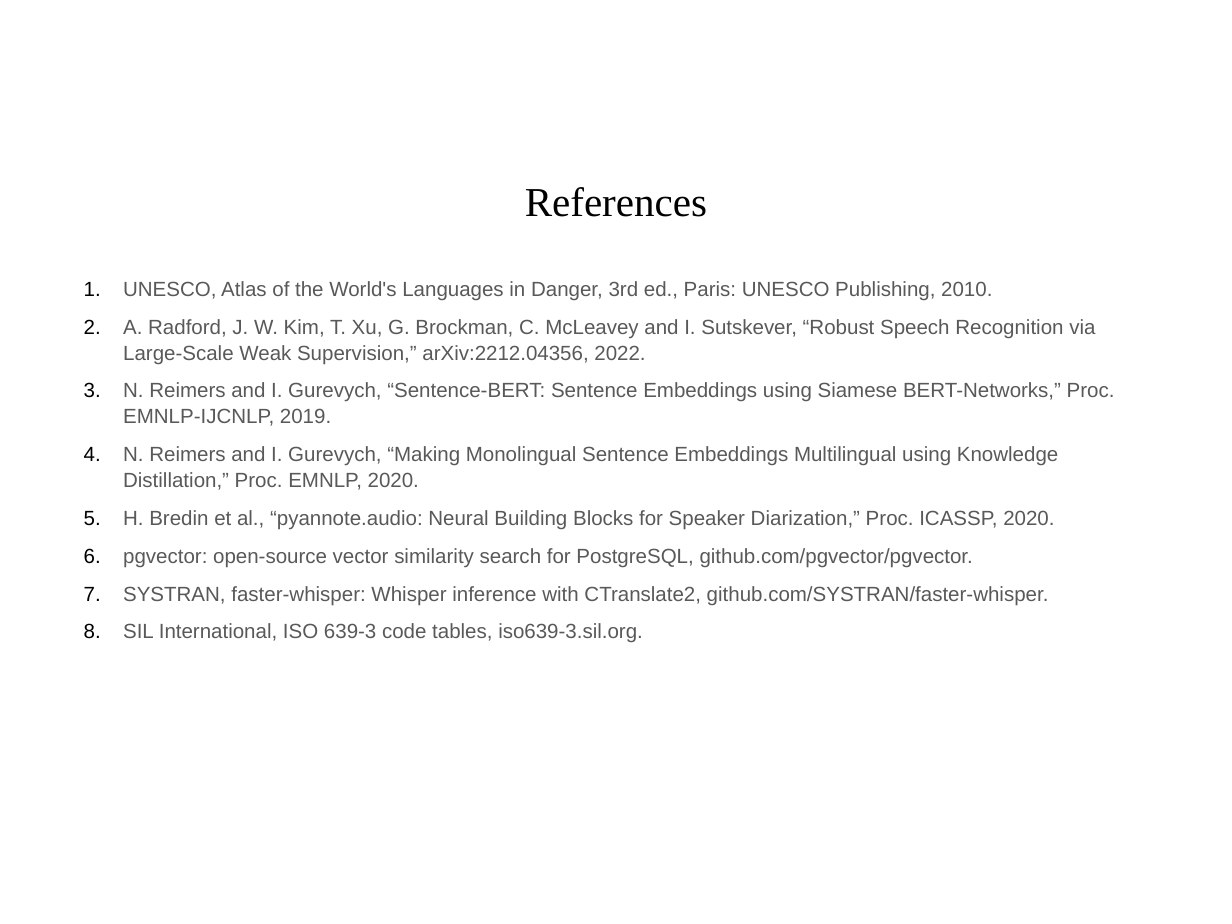
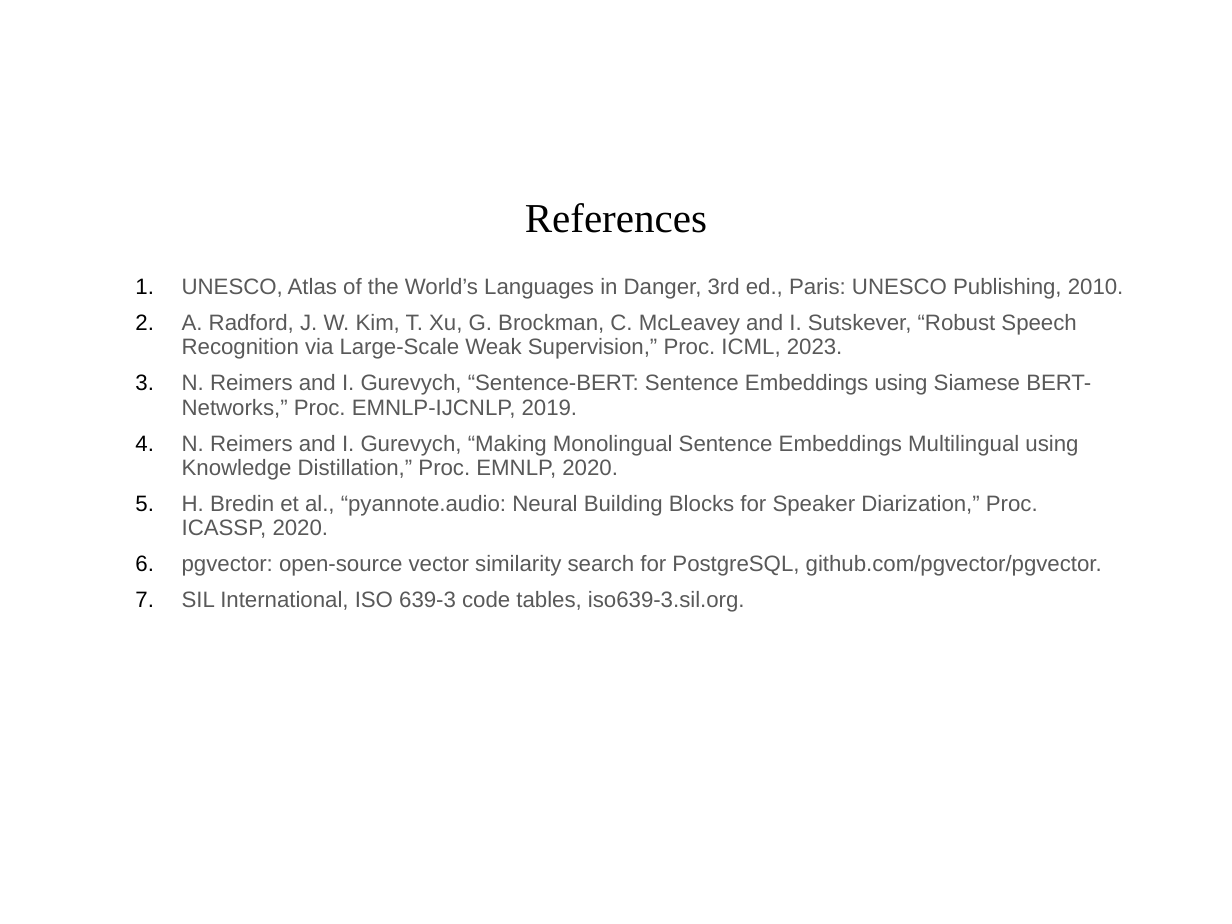
Before and after one commit to Mohamed-Ali-4/SwaraVeda, a slide deck: slide 11 of docs/SwaraVeda_Review2.pptx (slide 16 before the commit). Drawn at 1232x924 pixels with LibreOffice and Linux fonts; fonts in the diff are those of the drawing; background and template pictures are left out. Boxes give left, top, right and bottom in pixels: in the first picture for what was removed or moved away, otherwise in the second. Text is boxed around its words. In the diff, an @@ line names an element or a change of style, - is before the commit and + after.

```diff
--- a/docs/SwaraVeda_Review2.pptx
+++ b/docs/SwaraVeda_Review2.pptx
@@ text "References": place and size @@
-text "References" at <box>525,187,707,217</box>
+text "References" at <box>525,203,707,233</box>
@@ text "UNESCO, Atlas of the World’s ...": place and size @@
-text "UNESCO, Atlas of the World’s ..." at <box>123,281,1115,643</box>
+text "UNESCO, Atlas of the World’s ..." at <box>182,278,1124,612</box>
@@ text at <box>182,278,1124,359</box>: text changed; size 12 to 13 pt @@
-1. UNESCO, Atlas of the World's Languages in Danger, 3rd ed., Paris: UNESCO Publishing, 2010.
-2. A. Radford, J. W. Kim, T. Xu, G. Brockman, C. McLeavey and I. Sutskever, “Robust Speech Recognition via Large-Scale Weak Supervision,” arXiv:2212.04356, 2022.
+1. UNESCO, Atlas of the World’s Languages in Danger, 3rd ed., Paris: UNESCO Publishing, 2010.
+2. A. Radford, J. W. Kim, T. Xu, G. Brockman, C. McLeavey and I. Sutskever, “Robust Speech Recognition via Large-Scale Weak Supervision,” Proc. ICML, 2023.
@@ text at <box>182,374,1102,612</box>: size 12 to 13 pt in "N. Reimers and I. Gurevych, “Sentence-BERT: Sentence ...", "N. Reimers and I. Gurevych, “Making Monolingual ...", "H. Bredin et al., “pyannote.audio: Neural Building ...", "pgvector: open-source vector similarity search for PostgreSQ ..." and 1 more places; indent changed; line spacing 1.05 to 0.9 @@
@@ text at <box>123,586,1049,605</box>: paragraph removed @@
-7. SYSTRAN, faster-whisper: Whisper inference with CTranslate2, github.com/SYSTRAN/faster-whisper.
```
Also in this commit, not shown: 6 other slides changed, 3 slides added, 8 slides removed, 1 other file.
